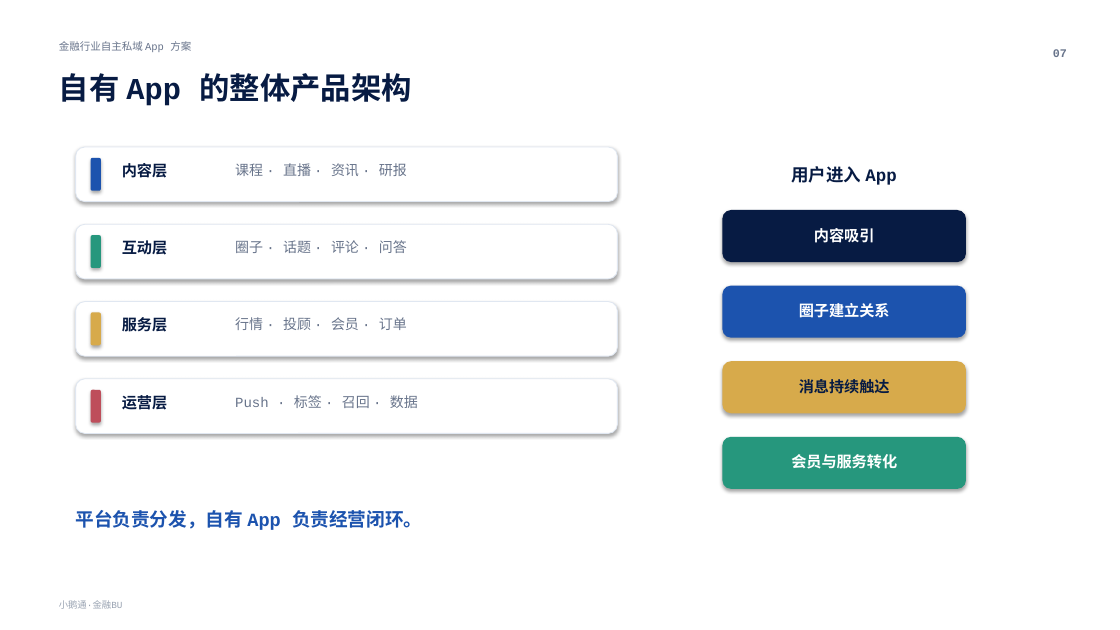
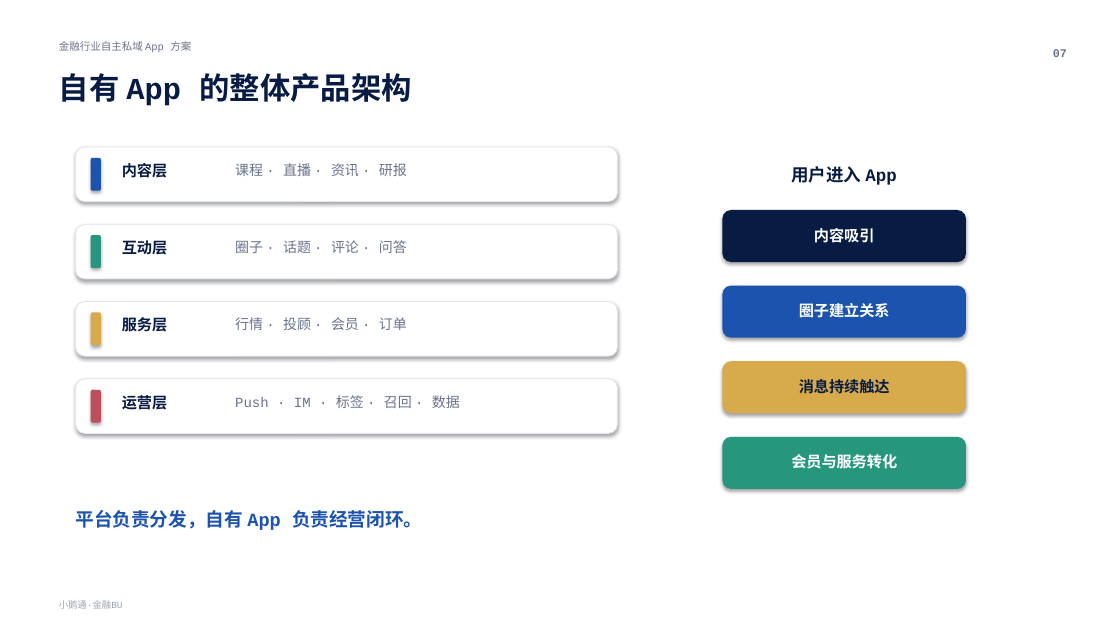
Before and after one commit to baijinhui3444/Custom-Fin-App, a slide deck: slide 7 of 金融客户定制App产品方案-演示版.pptx. Drawn at 1120x630 pixels with LibreOffice and Linux fonts; fonts in the diff are those of the drawing; background and template pictures are left out. Boxes give left, top, right and bottom in pixels: in the first picture for what was removed or moved away, otherwise in the second. Text is boxed around its words. In the diff, an @@ line names an element or a change of style, - is before the commit and + after.

```diff
--- a/金融客户定制App产品方案-演示版.pptx
+++ b/金融客户定制App产品方案-演示版.pptx
@@ text at [235,395,460,408]: text changed @@
-Push · 标签 · 召回 · 数据
+Push · IM · 标签 · 召回 · 数据
```
Also in this commit, not shown: 7 other slides changed, 1 slide added, 4 other files.
